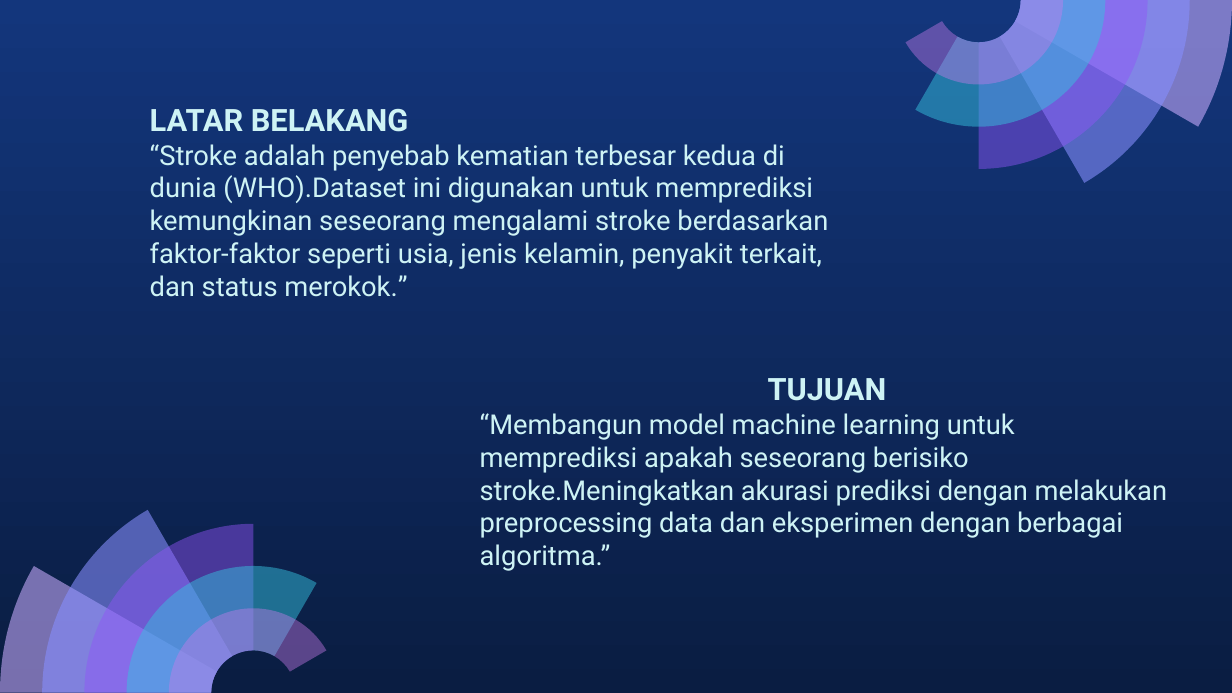
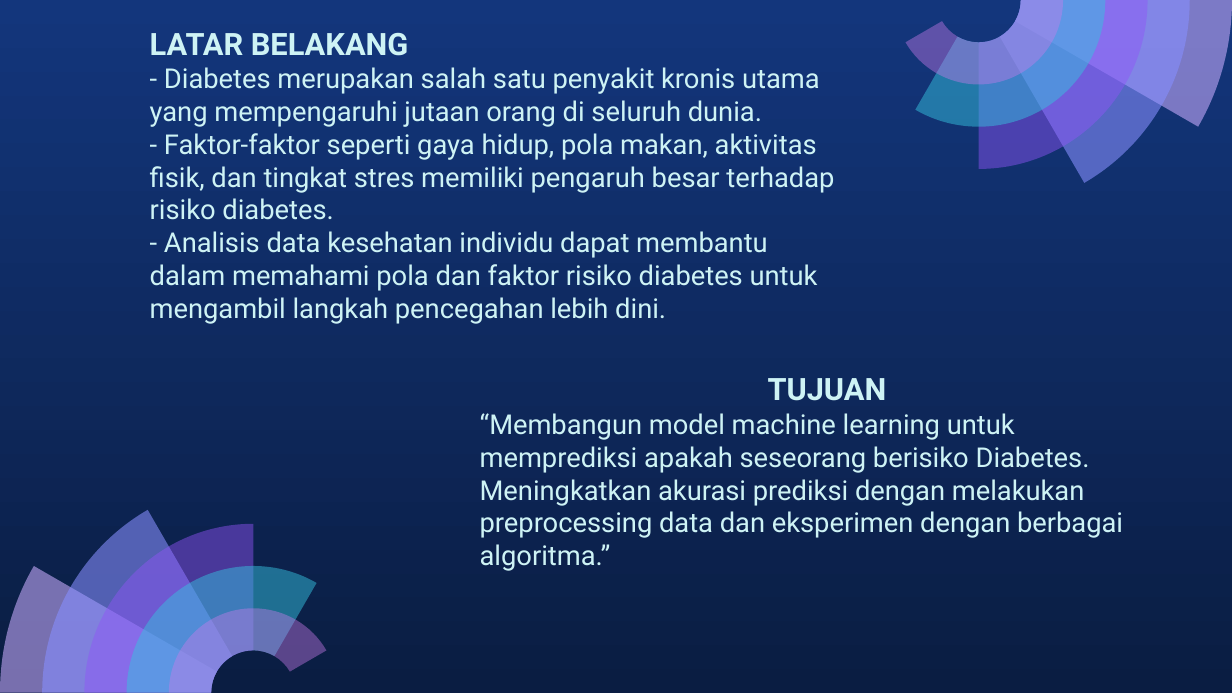
Before and after one commit to penoFahmi/Diabetes-Prediction, a slide deck: slide 2 of Diabetes Prediction.pptx. Drawn at 1232x693 pixels with LibreOffice and Linux fonts; fonts in the diff are those of the drawing. Boxes give left, top, right and bottom in pixels: in the first picture for what was removed or moved away, otherwise in the second. Text is boxed around its words. In the diff, an @@ line names an element or a change of style, - is before the commit and + after.

```diff
--- a/Diabetes Prediction.pptx
+++ b/Diabetes Prediction.pptx
@@ title at [150,33,834,324]: text changed @@
-LATAR BELAKANG
-“Stroke adalah penyebab kematian terbesar kedua di dunia (WHO).Dataset ini digunakan untuk memprediksi kemungkinan seseorang mengalami stroke berdasarkan faktor-faktor seperti usia, jenis kelamin, penyakit terkait, dan status merokok.”
+LATAR BELAKANG
+- Diabetes merupakan salah satu penyakit kronis utama yang mempengaruhi jutaan orang di seluruh dunia.
+- Faktor-faktor seperti gaya hidup, pola makan, aktivitas fisik, dan tingkat stres memiliki pengaruh besar terhadap risiko diabetes.
+- Analisis data kesehatan individu dapat membantu dalam memahami pola dan faktor risiko diabetes untuk mengambil langkah pencegahan lebih dini.
@@ text at [480,413,1123,571]: text changed @@
-“Membangun model machine learning untuk memprediksi apakah seseorang berisiko stroke.Meningkatkan akurasi prediksi dengan melakukan preprocessing data dan eksperimen dengan berbagai algoritma.”
+“Membangun model machine learning untuk memprediksi apakah seseorang berisiko Diabetes. Meningkatkan akurasi prediksi dengan melakukan preprocessing data dan eksperimen dengan berbagai algoritma.”
```
Also in this commit, not shown: 2 other slides changed, 3 slides added, 2 slides removed, 6 other files.
